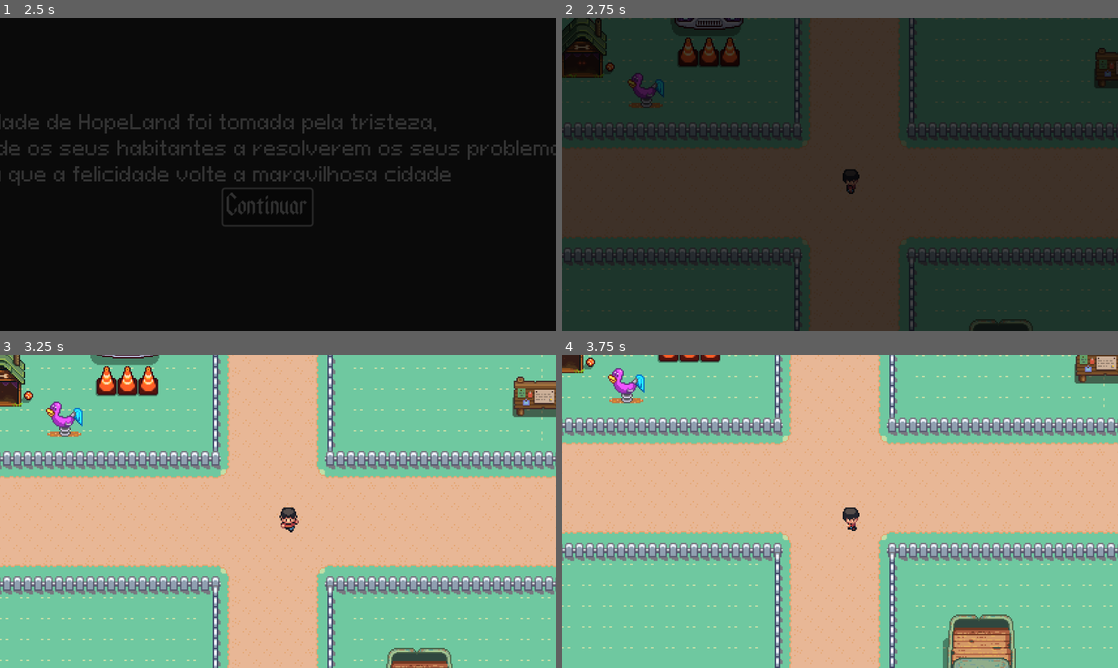
Above: before the commit, frames 1-4 (two rows, left to right).
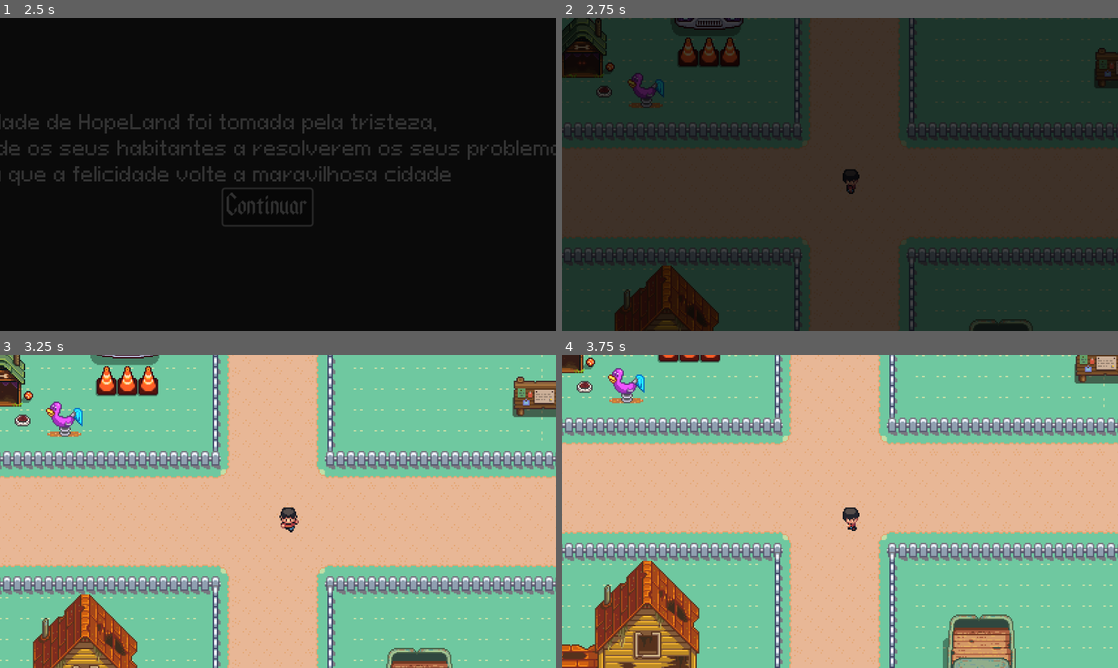
Above: after the commit, the same moments.

Repository: Nelsolaa/HopeBound
Game: Godot game, scene res://scenes/Main_Menu.tscn
Two runs of this game, one before a commit and one after it. Both use one fixed random seed, a clock stepped at 60 frames per second and the inputs below.
Inputs:
- Up to frame 1 (2.5 s): click "Novo Jogo" at 0.5 s; click "Continuar" at 1.25 s; tap Enter at 2 s; hold Right (ui_right) from 2.03 s (still down)
- Up to frame 2 (2.75 s): keep holding Right (ui_right)
- Up to frame 3 (3.25 s): release Right (ui_right) at 2.78 s; hold Down (ui_down) from 2.78 s (still down)
- Up to frame 4 (3.75 s): release Down (ui_down) at 3.53 s; hold Right (ui_right) from 3.53 s (still down)

Frame 1 is identical in both runs. In frame 2, 2.7% of the frame differs, in the area x 6-29%, y 21-100%; in frame 3, 3.2%; in frame 4, 5.6%, in the area x 0-25%, y 8-100%.

Commit message:
Update town.tscn

Diff:
--- a/scenes/town.tscn
+++ b/scenes/town.tscn
@@ -3866,10 +3866,13 @@
 layer_0/tile_data = PackedInt32Array(-1376296, 196609, 1610612736, -1310760, 196609, 1610612736, -1245224, 196609, 1610 …(90590 unchanged characters)…
 layer_1/name = "Layer2"
 layer_1/z_index = 2
-layer_1/tile_data = PackedInt32Array(524253, 3, 0, 589789, 3 …(13032 unchanged characters)…  -327665, 1507340, 0, -262127, 917516, 1)
+layer_1/tile_data = PackedInt32Array(524253, 3, 0, 589789, 3 …(13032 unchanged characters)…  -327665, 1507340, 0, -262127, 917516, 1, -196620, 917516, 0, -1114097, 589836, 0, -327706, 524300, 0, 589814, 12, 32, 1114101, 1769484, 35, 851958, 1376268, 35, 786410, 1376268, 35, 851946, 1441804, 35, 786424, 1376268, 32, -393186, 917516, 20, 1114084, 458764, 32, -262119, 1376268, 35)
 layer_2/name = "Layer3"
 layer_2/z_index = 1
 layer_2/tile_data = PackedInt32Array(-786437, 1048588, 0)
+layer_3/name = "Layer4"
+layer_3/z_index = 3
+layer_3/tile_data = PackedInt32Array(-262112, 2031628, 65, -262111, 2031628, 65)
 
 [node name="Layer1" type="TileMapLayer" parent="TileMap"]
 texture_filter = 1
